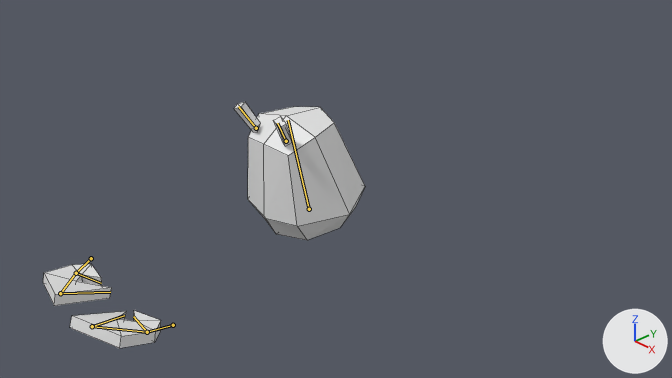
The Blender file Assets/Models/crabby.blend, before and after one commit.
Before and after are seen from the file's camera 'Camera'. The axes (+X, +Y, +Z) are drawn at lower right. The lights are the same throughout. Both versions are drawn at frame 10 of the action 'attack'; the numbers are the values there. The bones that bend it are drawn over the model as lines. Mesh edges are drawn as thin lines.
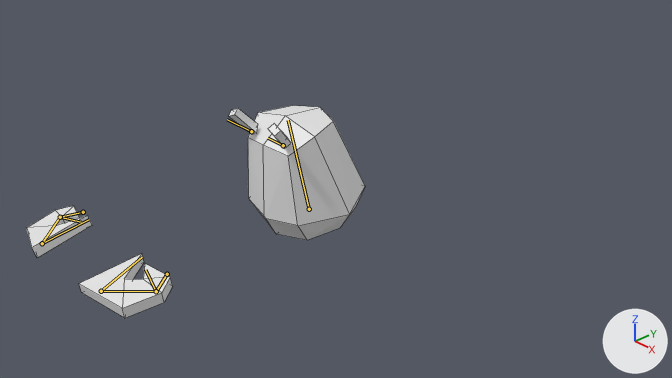
Commit message: basic crabby attack logic

Boxes [x1, y1, x2, y2] around the edits, measured in the pictures (672 x 378 px):
'Cube', posed (13% shorter): before [43, 102, 365, 348]; after [27, 105, 365, 318]
bone 'Arm.L', root to tip: before (91, 258) to (76, 273); after (83, 212) to (60, 217)
bone 'Hand.L', root to tip: before (76, 273) to (60, 293); after (60, 217) to (42, 243)
bone 'Finger.L', root to tip: before (60, 293) to (110, 292); after (42, 243) to (89, 219)
bone 'Thumb.L', root to tip: before (76, 273) to (101, 283); after (60, 217) to (81, 222)
bone 'Arm.R', root to tip: before (173, 325) to (147, 332); after (167, 274) to (156, 291)
bone 'Hand.R', root to tip: before (147, 332) to (92, 326); after (156, 291) to (101, 291)
bone 'Finger.R', root to tip: before (92, 326) to (124, 315); after (101, 291) to (142, 257)
bone 'Thumb.R', root to tip: before (147, 332) to (133, 316); after (156, 291) to (145, 269)
bone 'Antenna.L', root to tip: before (256, 128) to (238, 106); after (251, 131) to (227, 119)
bone 'Antenna.R', root to tip: before (286, 141) to (277, 123); after (283, 145) to (268, 138)

The change in detail:
Bone 'Arm.L' (bone_arm_l) moves from (0.806, -0.637, 2.767) to (1.491, -0.56, 2.59).
Bone 'Arm.L' (bone_arm_l) turns from (132, 9, -4) to (74, 3, 5) degrees about its own x, y and z.
Bone 'Hand.L' (bone_hand_l) moves from (-0.024, -0.012, 0.009) to (-0.023, -0.012, 0.005).
Bone 'Hand.L' (bone_hand_l) turns from (17, -16, -61) to (0, 0, 0) degrees about its own x, y and z.
Bone 'Finger.L' (bone_finger_l) turns from (-4, -2, 40) to (4, 1, 40) degrees about its own x, y and z.
Bone 'Thumb.L' (bone_thumb_l) turns from (-2, -14, -54) to (0, 0, 0) degrees about its own x, y and z.
Bone 'Arm.R' (bone_arm_r) moves from (1.007, -0.594, -2.683) to (1.675, -0.516, -2.447).
Bone 'Arm.R' (bone_arm_r) turns from (-134, -22, -6) to (-76, -10, -2) degrees about its own x, y and z.
Bone 'Hand.R' (bone_hand_r) moves from (0.089, -0.137, -0.034) to (0.09, -0.138, -0.031).
Bone 'Hand.R' (bone_hand_r) turns from (26, 10, 75) to (0, 0, 0) degrees about its own x, y and z.
Bone 'Finger.R' (bone_finger_r) turns from (-3, 1, -40) to (5, 4, -39) degrees about its own x, y and z.
Bone 'Thumb.R' (bone_thumb_r) turns from (2, 12, 70) to (0, 0, 0) degrees about its own x, y and z.
Bone 'Antenna.L' (bone_antenna_l) moves from (0.0, 0.0, 0.0) to (-0.015, 0.006, 0.083).
Bone 'Antenna.L' (bone_antenna_l) turns from (0, 0, 0) to (23, -9, 0) degrees about its own x, y and z.
Bone 'Antenna.R' (bone_antenna_r) moves from (0.0, 0.0, 0.0) to (0.015, 0.007, 0.082).
Bone 'Antenna.R' (bone_antenna_r) turns from (0, 0, 0) to (23, 9, 3) degrees about its own x, y and z.
